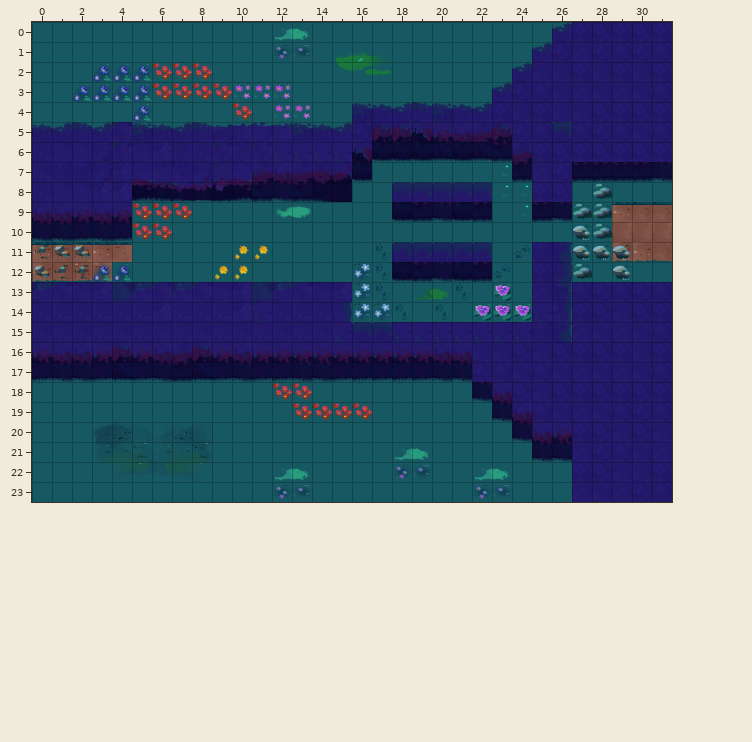
Tiled map: assets/maps/tutorial/GarMultiMeowIntro.tmx. Above: the version before the commit.
Cells are 128x128 px. Shown: x 0..31, y 0..23.
The same view after the edit:
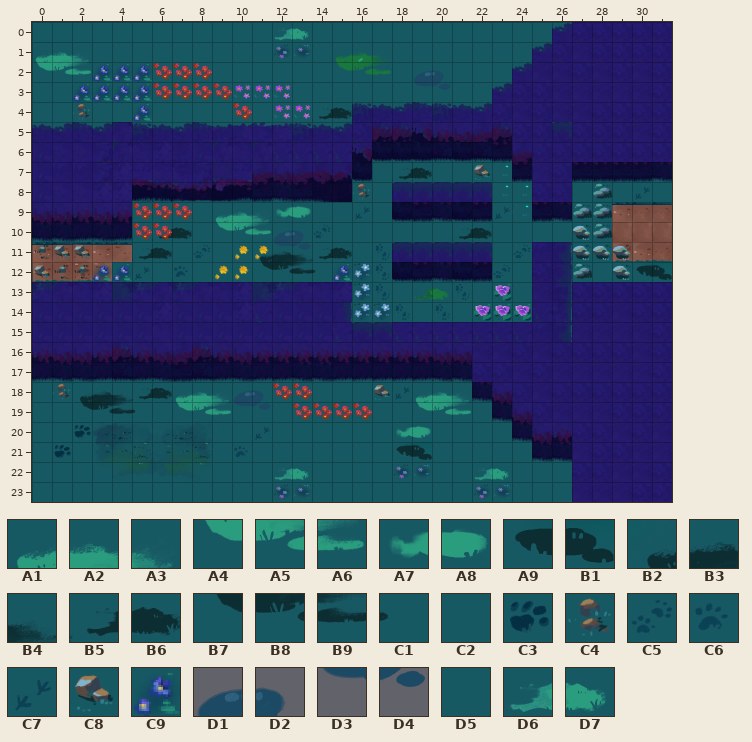
Key: from "decorations": A1 0, A2 1, A3 2, A4 12, A5 13, A6 14, A7 26, A8 27, A9 72, B1 73, B2 76, B3 77, B4 78, B5 79, B6 80, B7 88, B8 89, B9 90, C1 91, C2 92, C3 97, C4 104, C5 110, C6 112, C7 113, C8 116; from "decorations-2": C9 28; from "interiordecorations1": D1 35, D2 36, D3 45, D4 46; from "path-1": D5 113; from "path-3": D6 3, D7 4.
__ is an empty cell.
See-through tiles are keyed as they look on the map.
Diff:
Layer "ground":
y 1: x 0..2 D5 D5 D5 -> A1 A2 A3
y 2: x 0..2 D5 D5 D5 -> A4 A5 A6
y 4: x 2 D5 -> C4; x 14..15 D5 D5 -> B5 B6
y 7: x 18..19 D5 D5 -> B5 B6; x 22 D5 -> C8
y 8: x 16 D5 -> C4; x 30 D5 -> C7
y 9: x 9..11 D5 D5 D5 -> A1 A2 A3; x 16 D5 -> C7; x 23 D5 -> C7
y 10: x 6..7 D5 D5 -> B5 B6; x 9..11 D5 D5 D5 -> A4 A5 A6; x 14 D5 -> C5; x 21..22 D5 D5 -> B5 B6
y 11: x 5..6 D5 D5 -> B5 B6; x 8 D5 -> C5; x 11..15 D5 D5 D5 D5 D5 -> B2 B3 B4 B5 B6
y 12: x 5 D5 -> C7; x 7 D5 -> C6; x 11..15 D5 D5 D5 D5 D5 -> B7 B8 B9 C1 C2; x 30..31 D5 D5 -> A9 B1
y 18: x 1..9 D5 D5 D5 D5 D5 D5 D5 D5 D5 -> C4 B2 B3 B4 B5 B6 A1 A2 A3; x 17..21 D5 D5 D5 D5 D5 -> C8 C7 A1 A2 A3
y 19: x 2..5 D5 D5 D5 D5 -> B7 B8 B9 C1; x 7..9 D5 D5 D5 -> A4 A5 A6; x 19..21 D5 D5 D5 -> A4 A5 A6
y 20: x 2 D5 -> C3; x 11 D5 -> C7; x 18..19 D5 D5 -> A7 A8
y 21: x 1 D5 -> C3; x 10 D5 -> C6; x 18..19 D6 D7 -> A9 B1
Layer "decorations":
y 2: x 19..20 __ __ -> D1 D2
y 10: x 12..13 __ __ -> D1 D2
y 11: x 12..13 __ __ -> D3 D4
y 12: x 15 __ -> C9
y 18: x 10..11 __ __ -> D1 D2
